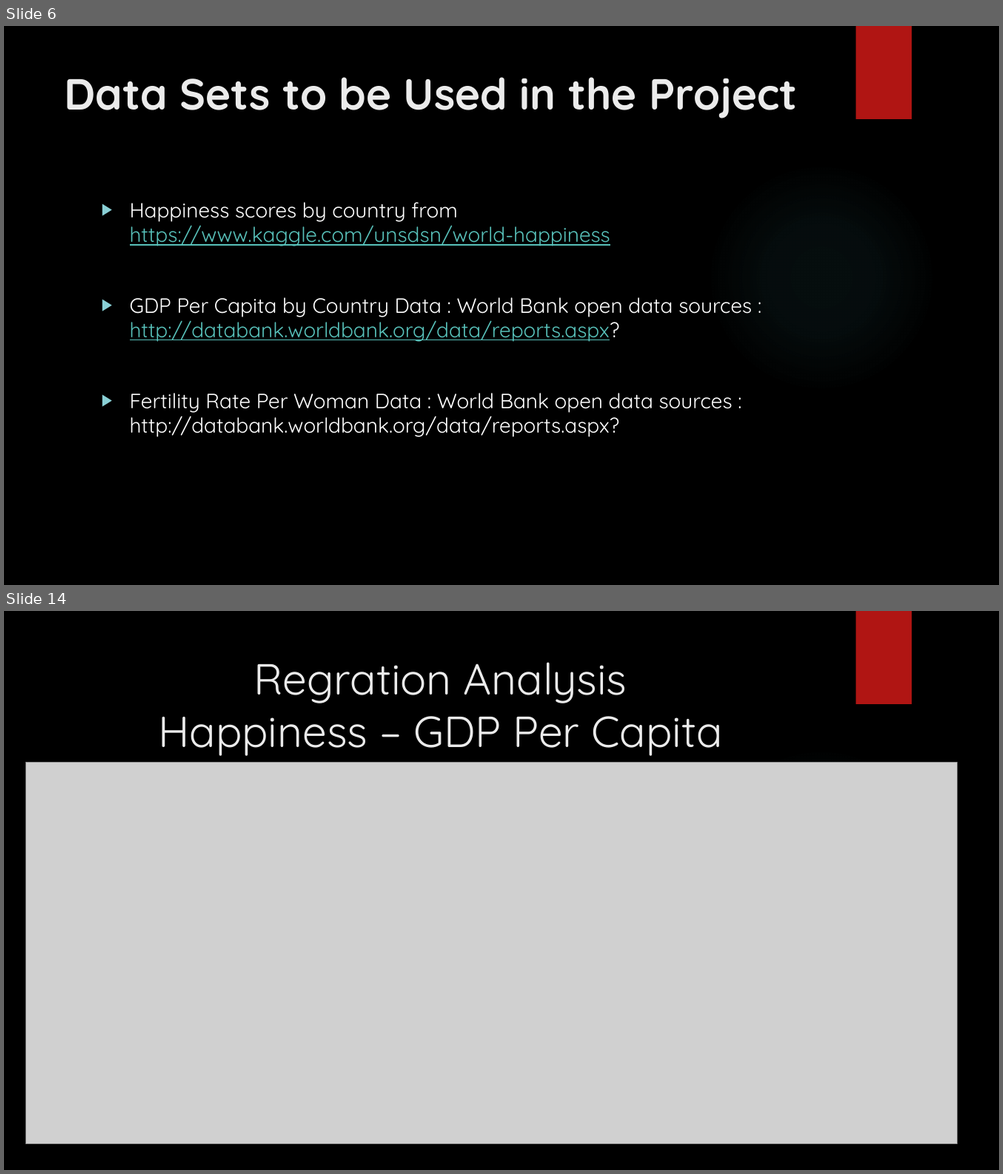
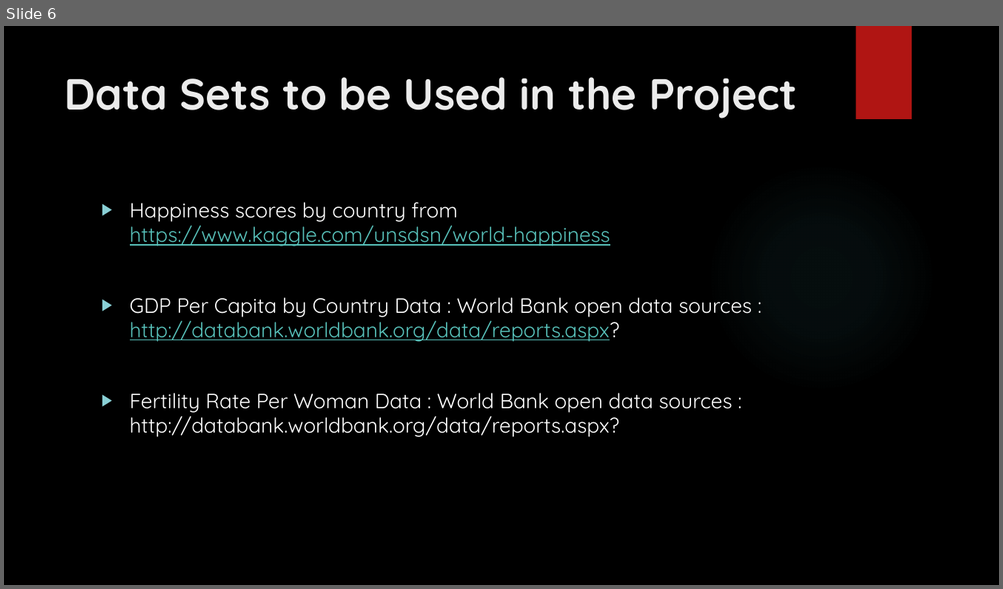
Before and after one commit to sinancengiz/World_Happiness, a slide deck: Project_1_Team_7_Presentation.pptx. Shown one above the other, each under a label of ours: slides 6 and 14 before the commit, slide 6 after it; the slides between them are not shown. The pictures are 1003x1174 and 1003x589 pixels, drawn with LibreOffice and Linux fonts; fonts in the diff are those of the drawing; grey boxes stand for pictures; background and template pictures are left out. Boxes give left, top, right and bottom in pixels: in the first picture for what was removed or moved away, otherwise in the second. Text is boxed around its words. In the diff, an @@ line names an element or a change of style, - is before the commit and + after.

Commit message:
regresion anlysis and correlation analysis combines in 1 slayt

```diff
--- a/Project_1_Team_7_Presentation.pptx
+++ b/Project_1_Team_7_Presentation.pptx
@@ slide 14 removed at [4,611,999,1170], background picture (left out); not listed: 2 template elements that a slide beside it also shows @@
@@ title removed at [158,662,723,756] @@
-Regration Analysis
-Happiness – GDP Per Capita
@@ picture removed at [25,763,957,1145] @@
```
Also in this commit, not shown: 4 slides changed, 7 other slides removed, 1 other file.
